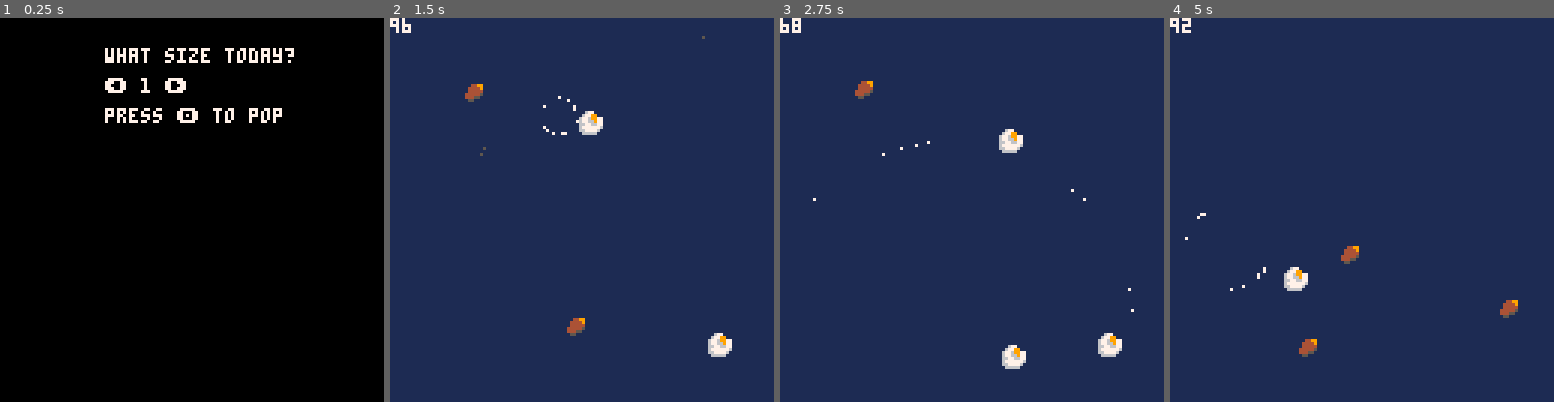
Above: before the commit, frames 1-4 (left to right).
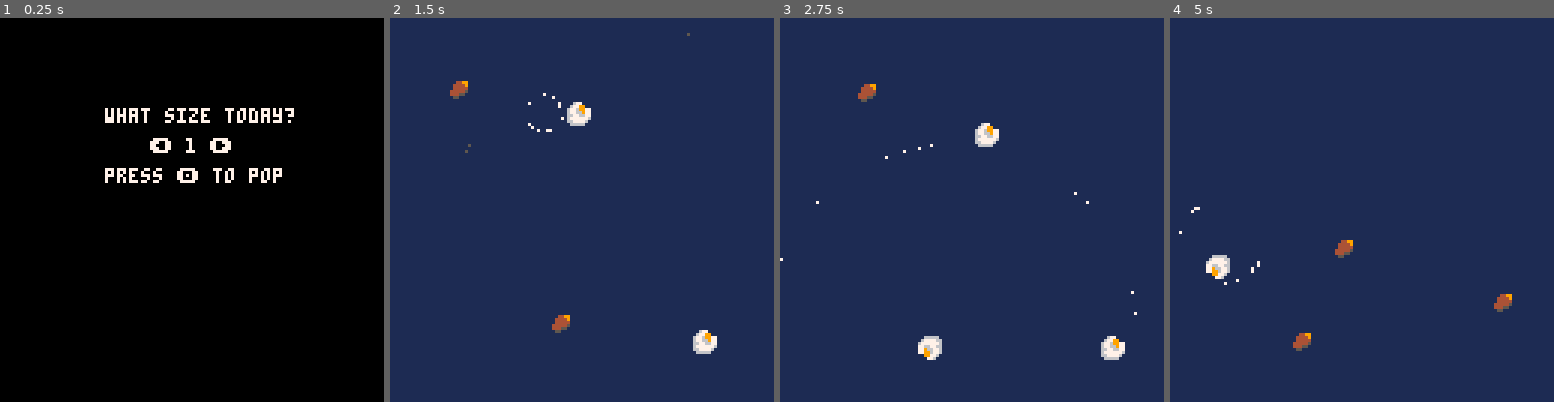
Above: after the commit, the same moments.

Repository: thoughtlesslabs/popper
Game: PICO-8 cartridge popper.p8
Two runs of this game, one before a commit and one after it. Both use one fixed random seed, a clock stepped at 60 frames per second and the inputs below.
Inputs:
- Up to frame 1 (0.25 s): no input
- Up to frame 2 (1.5 s): tap O (Z key) at 0.33, 0.7, 1.43 s; tap X (X key) at 1.07 s
- Up to frame 3 (2.75 s): hold Left 1.97-2.37 s; tap X (X key) at 2.07, 2.4, 2.73 s; tap O (Z key) at 2.22 s
- Up to frame 4 (5 s): hold Right 2.87-3.53 s; tap X (X key) every 0.33 s from 3.07 to 4.73 s; tap O (Z key) at 3.1, 3.98, 4.87 s; hold Right 4.13-4.53 s

The runs differ from the first frame. In frame 1, 2.9% of the frame differs, in the area x 27-77%, y 7-43%; in frame 2, 1.9%; in frame 3, 1.9%; in frame 4, 1.7%.

Commit message:
Kernels Move when popped

Diff:
--- a/popper.p8
+++ b/popper.p8
@@ -193,7 +193,7 @@
 			kernpop()
 		else
 			sfx(0)
-			shake=0.1
+			shake=0.4
 			kernels[rkern].p=true
 			kernels[rkern].v=false
 			popped(kernels[rkern])
@@ -204,12 +204,21 @@
 
 function movekern(mk)
 	mv=kernels[mk]
-	mv.dx=rnd(5)
-	mv.dy=rnd(2)
+	mv.dx=flr(rnd(3)+1)
+	mv.dy=flr(rnd(3)+1)
+
 	if mv.p then
 		if mv.mvtimer>0 then
-		nextx=mv.x+mv.dx
-		nexty=mv.y+mv.dy
+			if mv.dx==3 then
+				nextx=mv.x+mv.dx
+				nexty=mv.y+mv.dy
+			elseif mv.dx==2 then
+				nextx=mv.x-mv.dx
+				nexty=mv.y+mv.dy
+			else
+				nextx=mv.x-mv.dx
+				nexty=mv.y-mv.dy
+			end
 		mv.mvtimer-=1
 		end
 	else
@@ -271,21 +280,21 @@
 function drawgame()
 	local i
 	cls(1)
-	print(kernels[rkern].jtimer)
+	doshake()
 	for i=1,#kernels do
 		if kernels[i].v then
 			spr(2,kernels[i].x+rnd(jit),kernels[i].y+rnd(jit))
 		elseif kernels[i].p then
-			spr(1,kernels[i].x,kernels[i].y+5,1,1,true)
---			if kernels[i].r==1 then
---				spr(1,kernels[i].x,kernels[i].y+5,1,1,true)
---			elseif kernels[i].r==2 then
---				spr(1,kernels[i].x,kernels[i].y+5,1,1,false)
---			elseif kernels[i].r==3 then
---				spr(1,kernels[i].x,kernels[i].y+5,1,1,false,true)
---			elseif kernels[i].r==4 then
---				spr(1,kernels[i].x,kernels[i].y+5,1,1,true,false)
---			end
+		--	spr(1,kernels[i].x,kernels[i].y+5,1,1,kernels[i].r)
+			if kernels[i].r==1 then
+				spr(1,kernels[i].x,kernels[i].y+5,1,1,true)
+			elseif kernels[i].r==2 then
+				spr(1,kernels[i].x,kernels[i].y+5,1,1,false)
+			elseif kernels[i].r==3 then
+				spr(1,kernels[i].x,kernels[i].y+5,1,1,false,true)
+			elseif kernels[i].r==4 then
+				spr(1,kernels[i].x,kernels[i].y+5,1,1,true,false)
+			end
 		end
 	end
 	drawparts()
@@ -293,9 +302,9 @@
 
 function drawstart()
 	cls()
-	print("what size today?",35,10,7)
-	print("⬅️ "..levelnum.." ➡️",35,20,7)
-	print("press 🅾️ to pop",35,30,7)
+	print("what size today?",35,30,7)
+	print("⬅️ "..levelnum.." ➡️",50,40,7)
+	print("press 🅾️ to pop",35,50,7)
 end
 
 function drawgameover()
